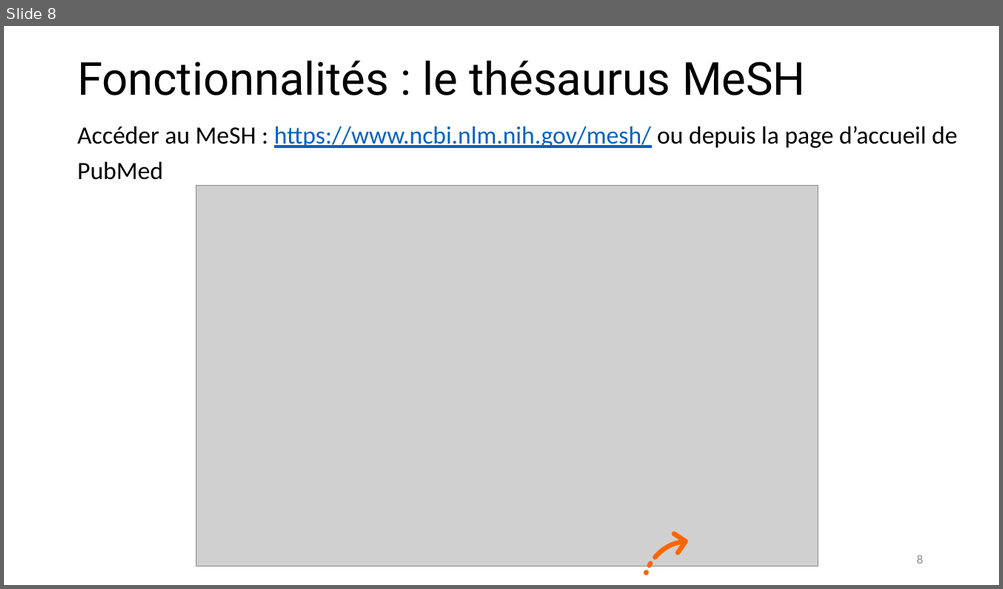
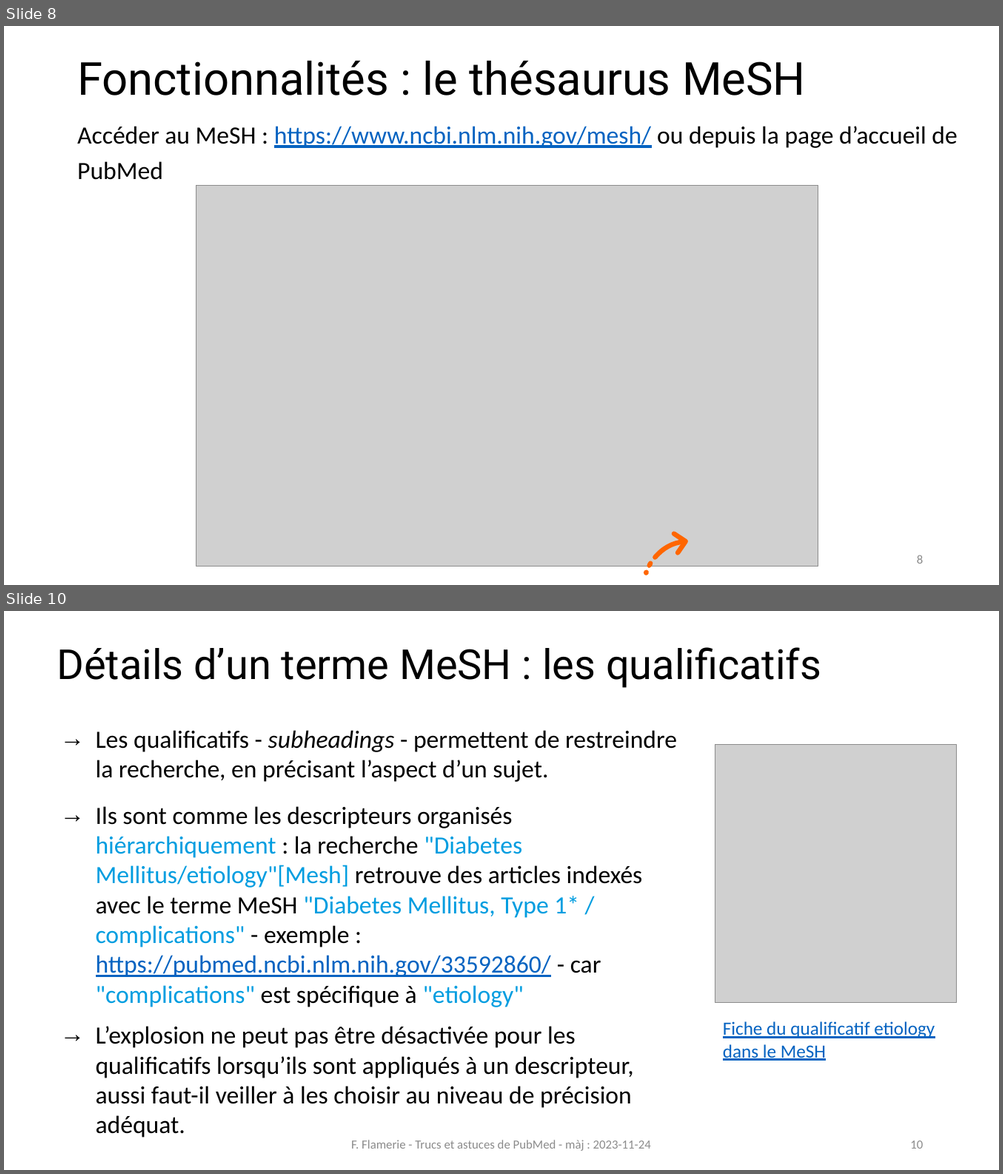
Before and after one commit to fflamerie/formbiblio, a slide deck: docs/module1-2_pubmed.pptx. Shown one above the other, each under a label of ours: slide 8 before the commit, slides 8 and 10 after it; the slides between them are not shown. The pictures are 1003x589 and 1003x1174 pixels, drawn with LibreOffice and Linux fonts; fonts in the diff are those of the drawing; grey boxes stand for pictures. Boxes give left, top, right and bottom in pixels: in the first picture for what was removed or moved away, otherwise in the second. Text is boxed around its words. In the diff, an @@ line names an element or a change of style, - is before the commit and + after.

```diff
--- a/docs/module1-2_pubmed.pptx
+++ b/docs/module1-2_pubmed.pptx
@@ slide 10 added at bbox=[4, 611, 999, 1170], background #FFFFFF @@
@@ text added at bbox=[57, 647, 821, 688], 40 pt, text #000000 @@
+Détails d’un terme MeSH : les qualificatifs
@@ text added at bbox=[96, 730, 677, 1138], 24 pt, text #000000 @@
+→ Les qualificatifs - subheadings - permettent de restreindre la recherche, en précisant l’aspect d’un sujet.
+→ Ils sont comme les descripteurs organisés hiérarchiquement : la recherche "Diabetes Mellitus/etiology"[Mesh] retrouve des articles indexés avec le terme MeSH "Diabetes Mellitus, Type 1* / complications" - exemple : https://pubmed.ncbi.nlm.nih.gov/33592860/ - car "complications" est spécifique à "etiology"
+  → L’explosion ne peut pas être désactivée pour les qualificatifs lorsqu’ils sont appliqués à un descripteur, aussi faut-il veiller à les choisir au niveau de précision adéquat.
@@ picture added at bbox=[715, 744, 956, 1002] @@
@@ text added at bbox=[723, 1022, 934, 1061], 18 pt, text #0563C1, underline @@
+Fiche du qualificatif etiology dans le MeSH
@@ text added at bbox=[351, 1140, 651, 1151], 12 pt, text #8C8C8C @@
+F. Flamerie - Trucs et astuces de PubMed - màj : 2023-11-24
@@ page number added at bbox=[910, 1141, 922, 1149], 12 pt, text #8C8C8C @@
+10
```
Also in this commit, not shown: 37 other slides changed, 1 other file.
